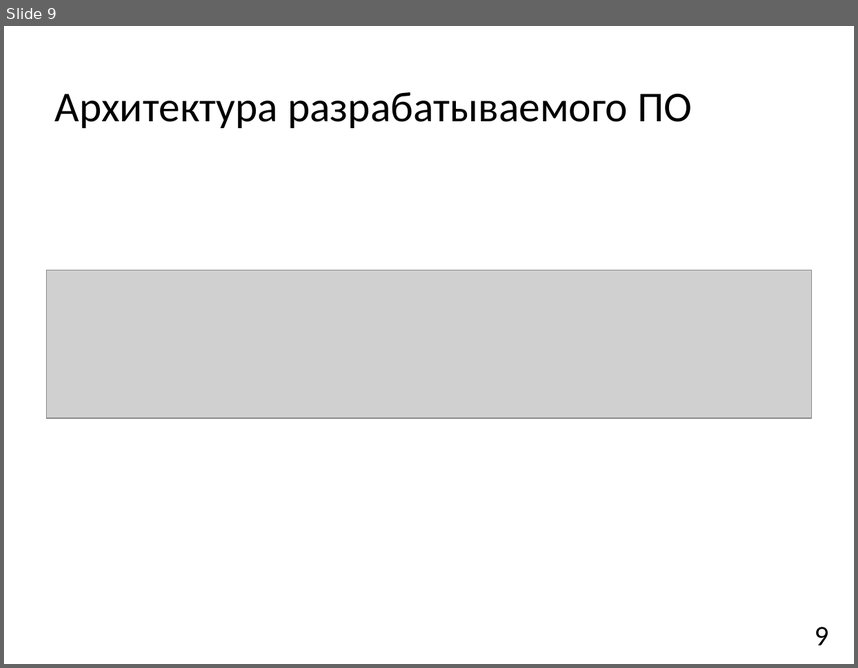
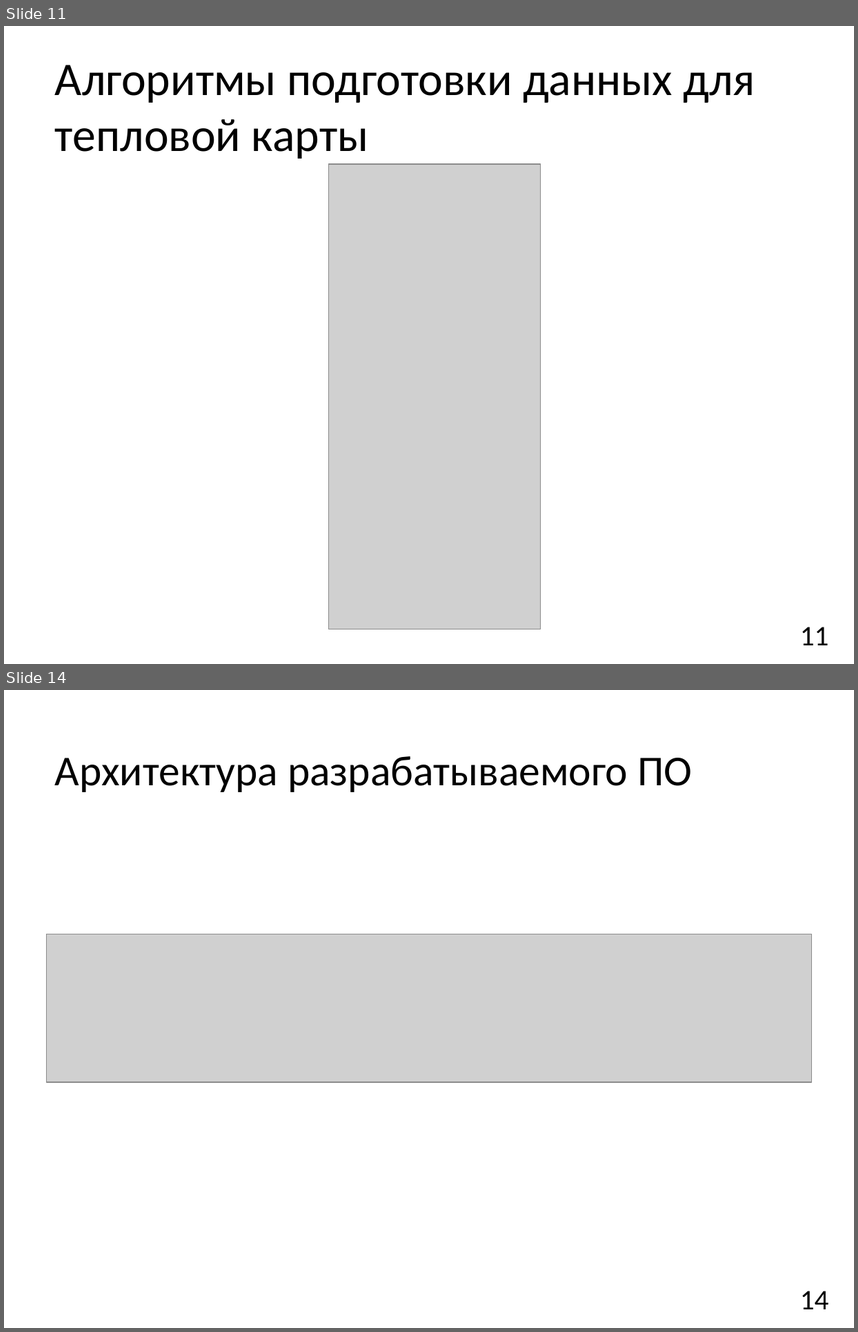
Before and after one commit to ostaaaaat/monitoring, a slide deck: 3 [Презентация].pptx. Shown one above the other, each under a label of ours: slide 9 before the commit, slides 11 and 14 after it; the slides between them are not shown. The pictures are 858x668 and 858x1332 pixels, drawn with LibreOffice and Linux fonts; fonts in the diff are those of the drawing; grey boxes stand for pictures. Boxes give left, top, right and bottom in pixels: in the first picture for what was removed or moved away, otherwise in the second. Text is boxed around its words. In the diff, an @@ line names an element or a change of style, - is before the commit and + after.

```diff
--- a/3 [Презентация].pptx
+++ b/3 [Презентация].pptx
@@ slide 11 added at (x1=4, y1=26, x2=854, y2=664), background #FFFFFF @@
@@ title added at (x1=55, y1=65, x2=755, y2=158), 39.6 pt, text #000000 @@
+Алгоритмы подготовки данных для тепловой карты
@@ picture added at (x1=329, y1=164, x2=540, y2=628) @@
@@ page number added at (x1=800, y1=626, x2=829, y2=645), 24 pt, text #000000 @@
+11
@@ what was slide 9 is now slide 14 @@
@@ page number at (x1=800, y1=1290, x2=829, y2=1309): text changed @@
-9
+14
```
Also in this commit, not shown: 1 slide changed, 4 other slides added, 1 other file.
